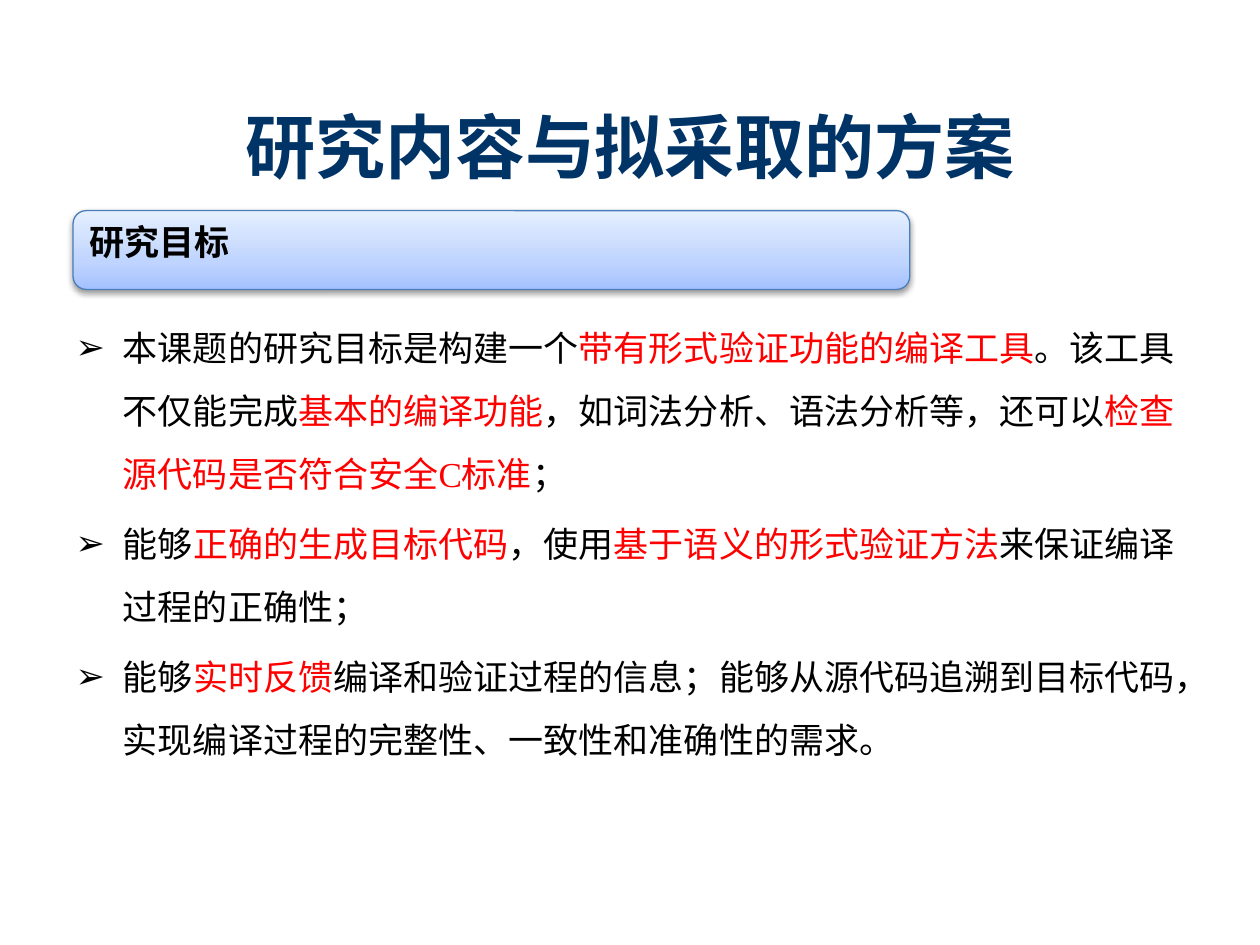
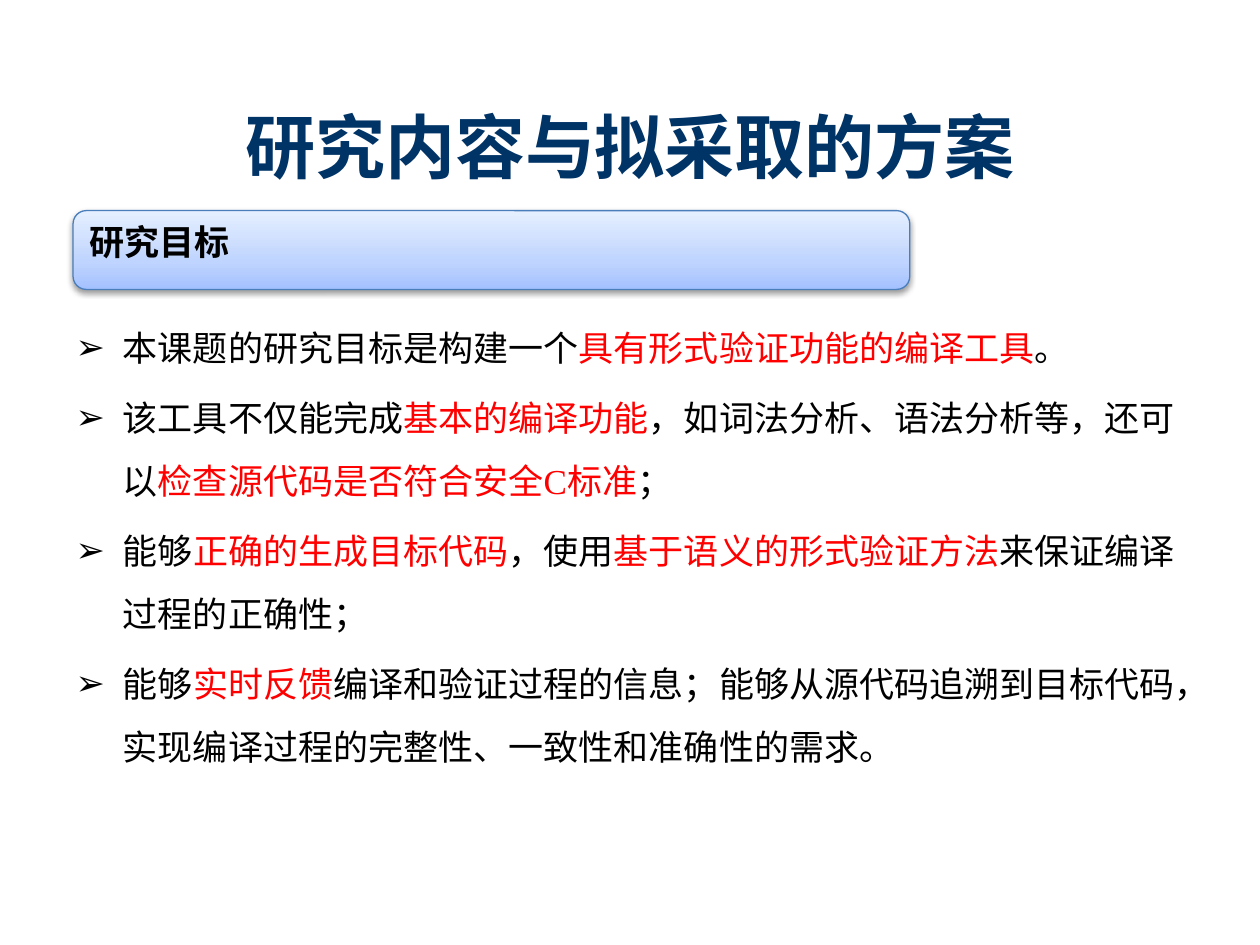
Before and after one commit to destiny1991/--2014--destiny, a slide deck: slide 15 of 开题/SY1406108_陈志伟_开题ppt.pptx. Drawn at 1260x945 pixels with LibreOffice and Linux fonts; fonts in the diff are those of the drawing; background and template pictures are left out. Boxes give left, top, right and bottom in pixels: in the first picture for what was removed or moved away, otherwise in the second. Text is boxed around its words. In the diff, an @@ line names an element or a change of style, - is before the commit and + after.

```diff
--- a/开题/SY1406108_陈志伟_开题ppt.pptx
+++ b/开题/SY1406108_陈志伟_开题ppt.pptx
@@ text at [123,331,1175,500]: text changed @@
-➢ 本课题的研究目标是构建一个带有形式验证功能的编译工具。该工具不仅能完成基本的编译功能，如词法分析、语法分析等，还可以检查源代码是否符合安全C标准；
+➢ 本课题的研究目标是构建一个具有形式验证功能的编译工具。
+➢ 该工具不仅能完成基本的编译功能，如词法分析、语法分析等，还可以检查源代码是否符合安全C标准；
```
Also in this commit, not shown: 8 other slides changed, 4 other files.
